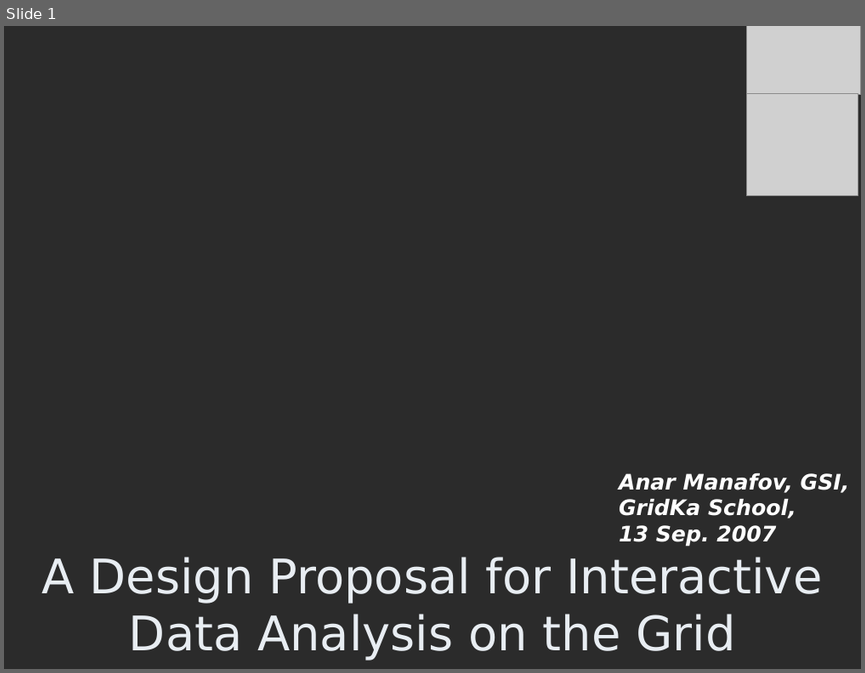
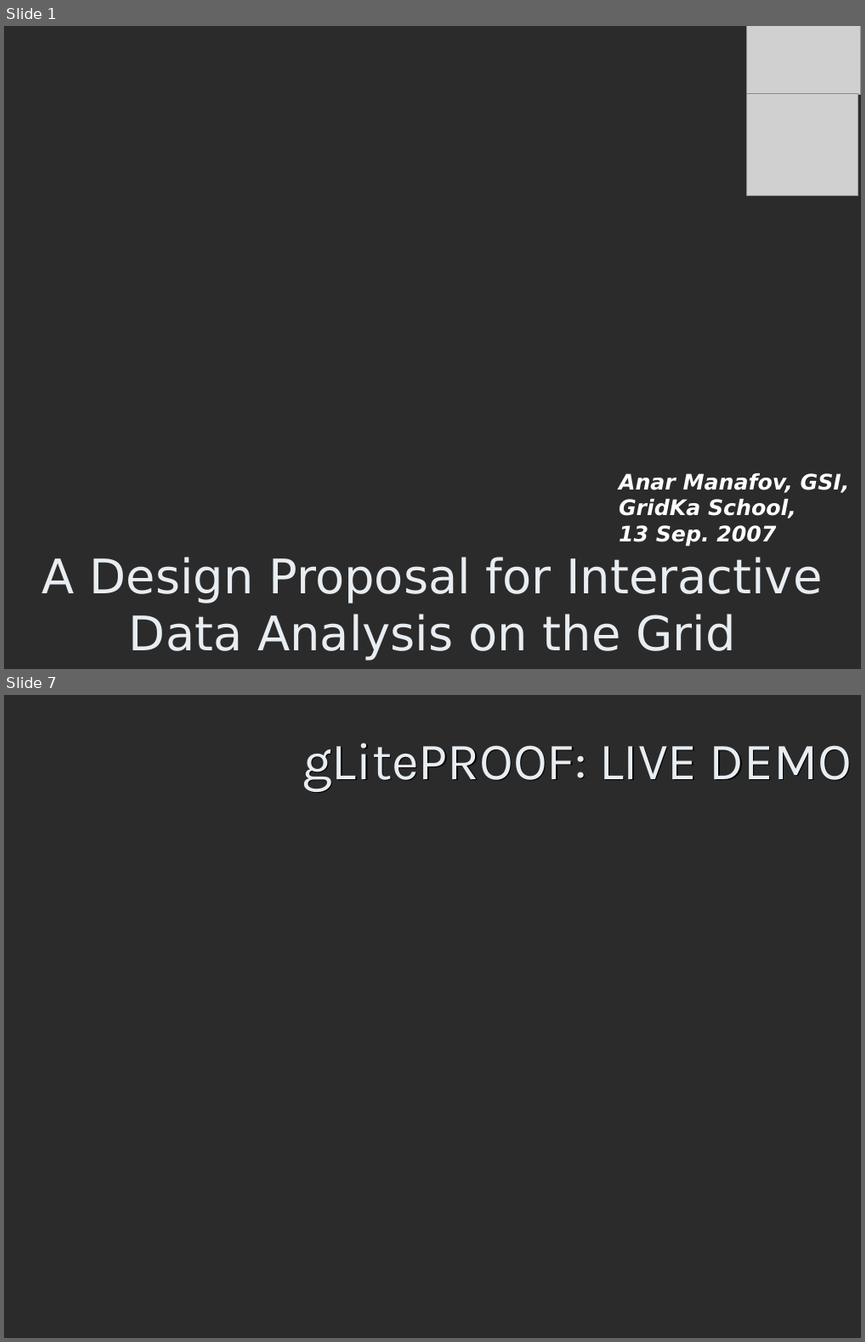
Before and after one commit to AnarManafov/PoDDocumentation, a slide deck: GridKaSchool/2007/GridKaSchool-2007-RGLite_gLitePROOF(GSI).ppt. Shown one above the other, each under a label of ours: slide 1 before the commit, slides 1 and 7 after it; the slides between them are not shown. The pictures are 865x673 and 865x1342 pixels, drawn with LibreOffice and Linux fonts; fonts in the diff are those of the drawing; grey boxes stand for pictures; background and template pictures are left out; a plain dark background stands for a picture behind light text. Boxes give left, top, right and bottom in pixels: in the first picture for what was removed or moved away, otherwise in the second. Text is boxed around its words. In the diff, an @@ line names an element or a change of style, - is before the commit and + after.

```diff
--- a/GridKaSchool/2007/GridKaSchool-2007-RGLite_gLitePROOF(GSI).ppt
+++ b/GridKaSchool/2007/GridKaSchool-2007-RGLite_gLitePROOF(GSI).ppt
@@ slide 7 added at (4,695,861,1338), background picture (left out) @@
@@ title added at (302,743,851,792), 44 pt, text #E8EDF2 @@
+gLitePROOF: LIVE DEMO
```
Also in this commit, not shown: 3 slides changed, 3 other slides added, 3 slides removed.
